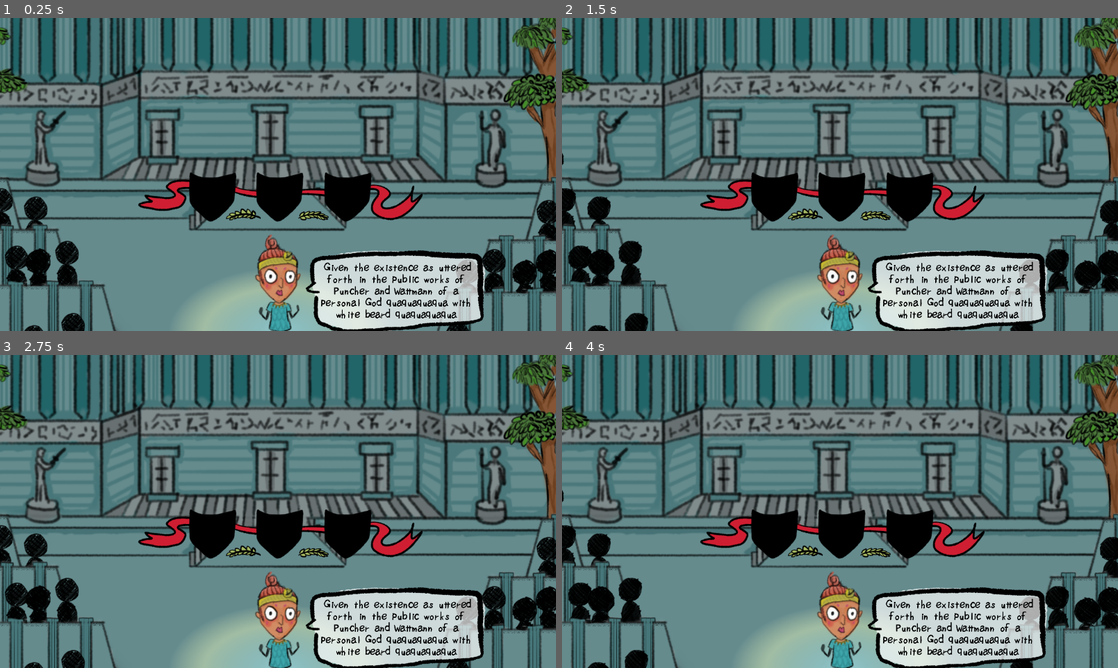
Above: before the commit, frames 1-4 (two rows, left to right).
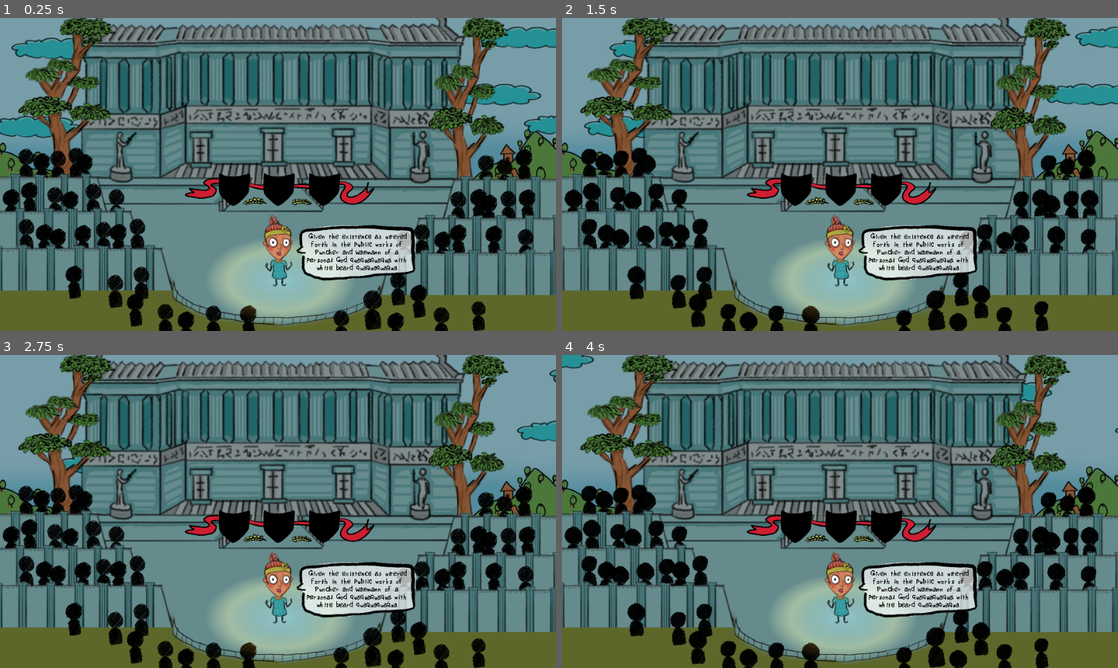
Above: after the commit, the same moments.

Repository: FaunaPolaris/microjam032
Game: Godot game, scene res://game.tscn
The game is run twice, just before and just after one commit, with the same random seed, the same clock (stepped at 60 frames per second) and the same inputs.
Inputs:
- Up to frame 1 (0.25 s): no input
- Up to frame 2 (1.5 s): no input
- Up to frame 3 (2.75 s): no input
- Up to frame 4 (4 s): no input

The runs differ from the first frame. In frame 1, 78% of the frame differs, in the area x 0-100%, y 0-100%; in frame 2, 78%; in frame 3, 78%; in frame 4, 78%.

Commit message:
export tests

Diff:
--- a/game.tscn
+++ b/game.tscn
@@ -187,6 +187,7 @@
 
 [node name="game" type="Node2D"]
 position = Vector2(14, -6)
+scale = Vector2(0.5, 0.5)
 
 [node name="background" type="Node2D" parent="."]
 
@@ -289,7 +290,6 @@
 
 [node name="tree" type="Sprite2D" parent="background"]
 position = Vector2(650, -182)
-scale = Vector2(1, 1)
 texture = ExtResource("3_8qlb7")
 
 [node name="tree3" type="Sprite2D" parent="background"]
--- a/project.godot
+++ b/project.godot
@@ -17,8 +17,10 @@
 
 [display]
 
-window/size/viewport_width=1280
-window/size/viewport_height=720
+window/size/viewport_width=960
+window/size/viewport_height=540
+window/stretch/mode="viewport"
+window/stretch/aspect="keep_width"
 
 [rendering]
 
Not shown, added: export_presets.cfg
